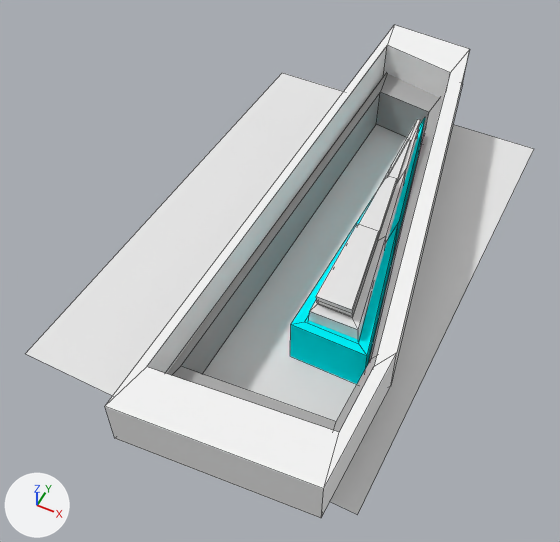
One commit to the Blender file Completed Levels/level1_3.blend: the scene before it, then after it.
One viewpoint serves both versions: a 50 mm lens placed at (7.6, -19.7, 22.3), pointed at (-1.2, -2.0, 0.2). Lighting does not change. The marker at lower left points along +X, +Y and +Z. Mesh edges are drawn as thin lines.

In view in the first picture: 'Cube', 'Lower_Wall', 'Pillar.1_bass', 'Plane', 'Upper_Wall'.
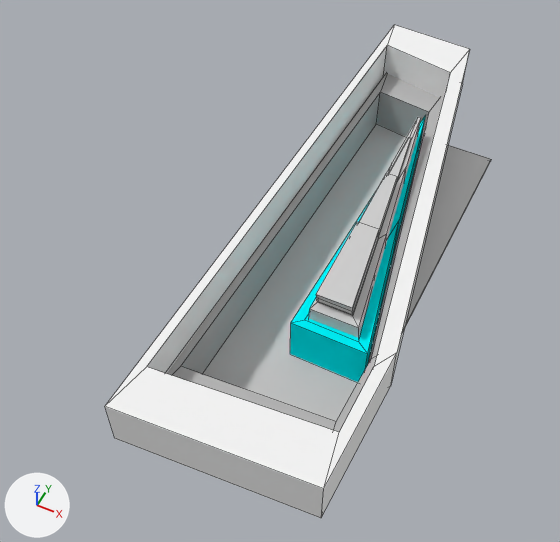
Commit message: worked on levels up to 2-3

Patch to the scene script:
```diff
--- a/Completed Levels/level1_3.blend.py
+++ b/Completed Levels/level1_3.blend.py
@@ mat_1_3_lower_wall @@
+mat_1_3_lower_wall = diffuse_material('1-3_lower_wall')
+mat_1_3_lower_wall.base_color = (0.487, 0.487, 0.487)  # grey #b9b9b9
@@ mat_1_3_pillar_aqua_top @@
+mat_1_3_pillar_aqua_top = diffuse_material('1-3_pillar_aqua_top')
+mat_1_3_pillar_aqua_top.base_color = (0.627, 0.627, 0.627)  # light grey #cfcfcf
@@ mat_1_3_floor @@
+mat_1_3_floor = diffuse_material('1-3_floor')
+mat_1_3_floor.base_color = (0.604, 0.604, 0.604)  # light grey #cccccc
@@ me_cube_004 @@
 # used by ob_cube; location = (2.16, -3.21, 2.19); rotation_euler = (0.0, 0.0, -0.0011), in degrees (0, 0, -0.1); scale = (1.0, 1.45, 0.5)
-me_cube_004.from_pydata(...)  # 42 vertices, 40 faces; spans x -1.07..0.95, y -1.18..6.31, z -1.0..1.66
+me_cube_004.from_pydata(...)  # 42 vertices, 37 faces; spans x -1.07..0.95, y -1.18..6.31, z -1.0..1.66
+# me_cube_004 part 1: 37 faces spanning x -1.07..0.95, y -1.18..6.31, z -1.0..1.66 switch from no material to mat_1_3_pillar_aqua_top (light grey #cfcfcf)
@@ me_cube @@
 # used by ob_lower_wall; location = (0.0, 0.0, 1.0); scale = (1.5, 8.0, 0.9)
-me_cube.from_pydata(...)  # 10 vertices, 5 faces; spans x -1.0..2.52, y -1.06..1.01, z -1.0..1.0
-me_cube.materials.append(mat_material)  # grey #aeaeae
+me_cube.from_pydata(...)  # 20 vertices, 15 faces; spans x -1.21..2.8, y -1.26..1.23, z -1.0..1.0
+# me_cube part 2
+# 5 faces are deleted
+# 10 vertices are added at x -1.21..2.8, y -1.26..1.23, z -1.0..1.0
+# 15 new faces join them
+me_cube.materials.append(mat_1_3_lower_wall)  # grey #b9b9b9
@@ me_plane_001_1 @@
+me_plane_001_1.from_pydata([(-0.58, -0.72, 0.0), (0.4, -0.74, 0.0), (-0.54, 0.76, 0.0), (0.43, 0.74, 0.0), (-0.58, -0.72, -0.01), (0.4, -0.74, -0.01), (-0.54, 0.76, -0.01), (0.43, 0.74, -0.01)], [], [(0, 1, 3, 2), (0, 2, 6, 4), (1, 0, 4, 5), (3, 1, 5, 7), (2, 3, 7, 6)])
+me_plane_001_1.materials.append(mat_1_3_floor)  # light grey #cccccc
@@ ob_cube @@
 ob_cube = bpy.data.objects.new('Cube', me_cube_004)
-ob_cube.location = (2.16, -3.21, 2.19)
+ob_cube.location = (2.16, -3.21, 2.3)
 ob_cube.rotation_euler = (0.0, 0.0, -0.0011)  # degrees (0, 0, -0.1)
@@ ob_plane @@
-ob_plane = bpy.data.objects.new('Plane', me_plane_001)
-ob_plane.location = (0.0, 0.0, 0.0)
-ob_plane.scale = (13.1, 13.1, 13.1)
@@ ob_pillar_1_bass @@
 ob_pillar_1_bass = bpy.data.objects.new('Pillar.1_bass', me_cube_003)
-ob_pillar_1_bass.location = (2.51, -4.33, 0.9)
+ob_pillar_1_bass.location = (2.51, -4.33, 1.0)
 ob_pillar_1_bass.scale = (1.0, 0.859, 0.9)
@@ ob_lower_wall @@
 ob_lower_wall.scale = (1.5, 8.0, 0.9)
-_m = ob_lower_wall.modifiers.new('Solidify', 'SOLIDIFY')
-_m.thickness = -0.293
-_m.nonmanifold_thickness_mode = 'FIXED'
-_m.nonmanifold_merge_threshold = 0.0003
@@ ob_1_3_floor @@
+ob_1_3_floor = bpy.data.objects.new('1-3_floor', me_plane_001_1)
+ob_1_3_floor.location = (1.52, -0.43, 0.14)
+ob_1_3_floor.scale = (6.04, 11.4, 10.6)
```

Changed parts and their boxes [x1, y1, x2, y2] in the pictures (560 x 542 px):
'Plane', deleted
    before: [25, 73, 534, 515]
'1-3_floor', added
    after: [202, 124, 491, 421]
'Lower_Wall', reshaped, modifiers changed
    both: [167, 73, 443, 432]
'Cube', reshaped, moved
    before: [309, 119, 420, 340]
    after: [309, 117, 421, 338]
'Pillar.1_bass', moved
    before: [290, 118, 425, 384]
    after: [290, 116, 425, 382]
part 2 of me_cube, built on
    after: [167, 73, 443, 432]
